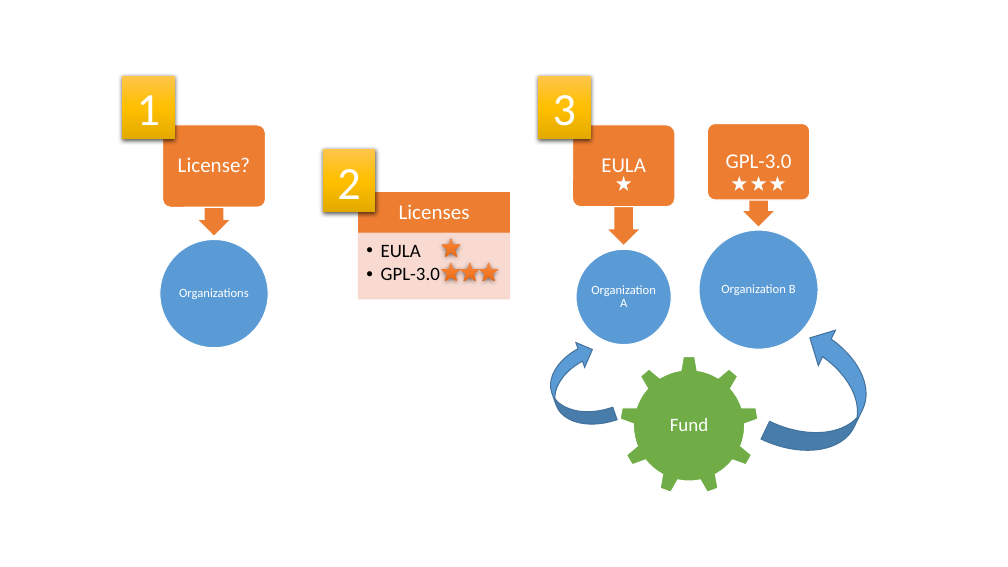
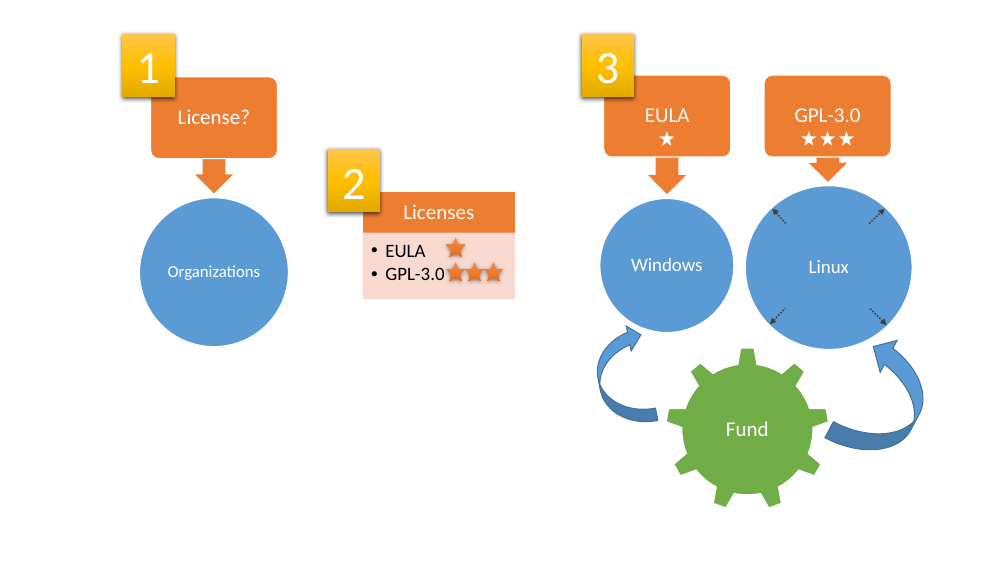
Before and after one commit to forCrowd/WealthFramework, a slide deck: slide 1 of SolutionItems/Documents/Connect2Effect/Connect2Effect.pptx (slide 3 before the commit). Drawn at 1008x567 pixels with LibreOffice and Linux fonts; fonts in the diff are those of the drawing. Boxes give left, top, right and bottom in pixels: in the first picture for what was removed or moved away, otherwise in the second. Text is boxed around its words. In the diff, an @@ line names an element or a change of style, - is before the commit and + after.

```diff
--- a/SolutionItems/Documents/Connect2Effect/Connect2Effect.pptx
+++ b/SolutionItems/Documents/Connect2Effect/Connect2Effect.pptx
@@ rectangle "1": place and size @@
-rectangle "1" at box(123, 76, 175, 139)
+rectangle "1" at box(123, 33, 175, 97)
@@ rectangle "3": place and size @@
-rectangle "3" at box(538, 76, 591, 139)
+rectangle "3" at box(582, 33, 634, 97)
@@ rounded rectangle: place and size @@
-rounded rectangle at box(163, 125, 265, 207)
+rounded rectangle at box(150, 77, 278, 159)
@@ text "License?": place and size @@
-text "License?" at box(178, 157, 250, 172)
+text "License?" at box(178, 109, 250, 124)
@@ rounded rectangle: place and size @@
-rounded rectangle at box(572, 125, 675, 206)
+rounded rectangle at box(604, 75, 731, 157)
@@ text "EULA" rewrapped from box(601, 158, 646, 179) to box(645, 108, 690, 122) @@
@@ rounded rectangle: place and size @@
-rounded rectangle at box(708, 123, 810, 200)
+rounded rectangle at box(765, 75, 892, 157)
@@ text "GPL-3.0": place and size @@
-text "GPL-3.0" at box(726, 154, 792, 168)
+text "GPL-3.0" at box(795, 108, 861, 122)
@@ left arrow: place and size @@
-left arrow at box(198, 166, 230, 236)
+left arrow at box(195, 118, 233, 194)
@@ left arrow: place and size @@
-left arrow at box(608, 166, 639, 245)
+left arrow at box(648, 116, 686, 194)
@@ left arrow: place and size @@
-left arrow at box(743, 162, 774, 226)
+left arrow at box(809, 116, 848, 182)
@@ star: place and size @@
-star at box(614, 174, 633, 193)
+star at box(658, 129, 677, 147)
@@ star: place and size @@
-star at box(768, 174, 787, 193)
+star at box(799, 129, 818, 147)
@@ star: place and size @@
-star at box(749, 174, 768, 193)
+star at box(818, 129, 837, 147)
@@ star: place and size @@
-star at box(730, 174, 749, 193)
+star at box(837, 129, 856, 147)
@@ ellipse: place and size @@
-ellipse at box(160, 240, 268, 348)
+ellipse at box(140, 198, 289, 347)
@@ ellipse: place and size @@
-ellipse at box(699, 230, 818, 349)
+ellipse at box(600, 199, 734, 333)
@@ text "Organizations": place and size @@
-text "Organizations" at box(179, 288, 249, 299)
+text "Organizations" at box(168, 265, 261, 280)
@@ text "Organizations" at box(168, 265, 261, 280): size 12 to 16 pt; more space between paragraphs @@
@@ 4 stars, 3 rectangles, 2 texts: place and size @@
-4 stars, 3 rectangles, 2 texts at box(323, 149, 510, 299)
+4 stars, 3 rectangles, 2 texts at box(327, 149, 515, 299)
@@ ellipse removed at box(576, 250, 671, 345) @@
@@ text removed at box(591, 285, 656, 307) @@
-Organization A
@@ text removed at box(721, 284, 796, 295) @@
-Organization B
@@ curved down arrow at box(589, 322, 658, 430): rotation 250 to 258 degrees @@
@@ group added at box(631, 186, 913, 350): 4 arrows, 2 texts, 1 ellipse @@
+Windows
+Linux
@@ gear "Fund": place and size @@
-gear "Fund" at box(620, 356, 759, 495)
+gear "Fund" at box(665, 348, 830, 512)
@@ gear "Fund" at box(665, 348, 830, 512): size 18 to 20 pt @@
@@ curved right arrow at box(825, 330, 946, 471): rotation 205 to 208 degrees @@
```
Also in this commit, not shown: 2 other slides changed, 2 slides added, 1 slide removed, 13 other files.
